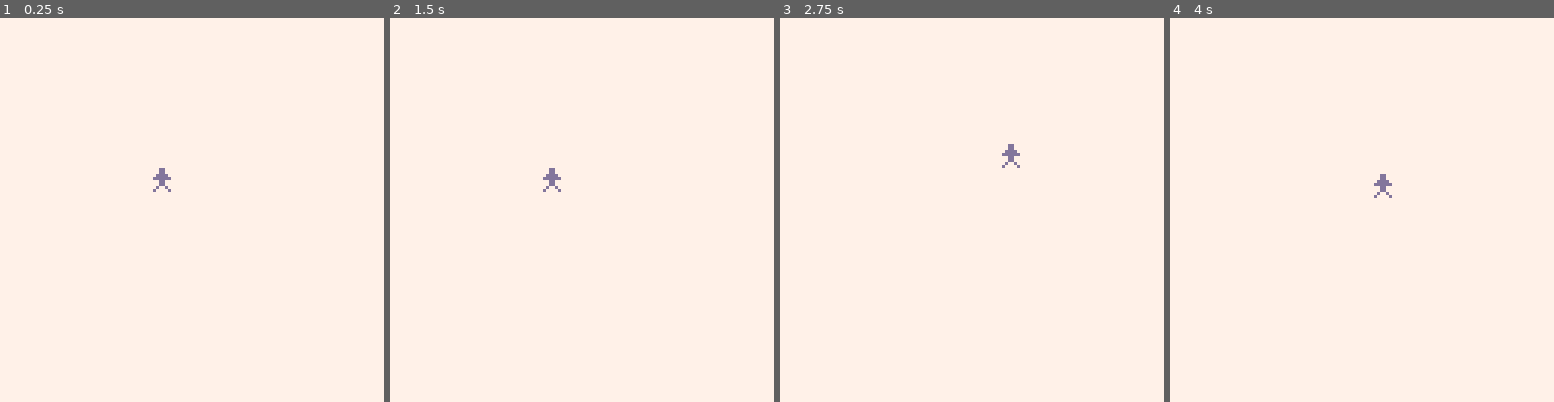
Above: before the commit, frames 1-4 (left to right).
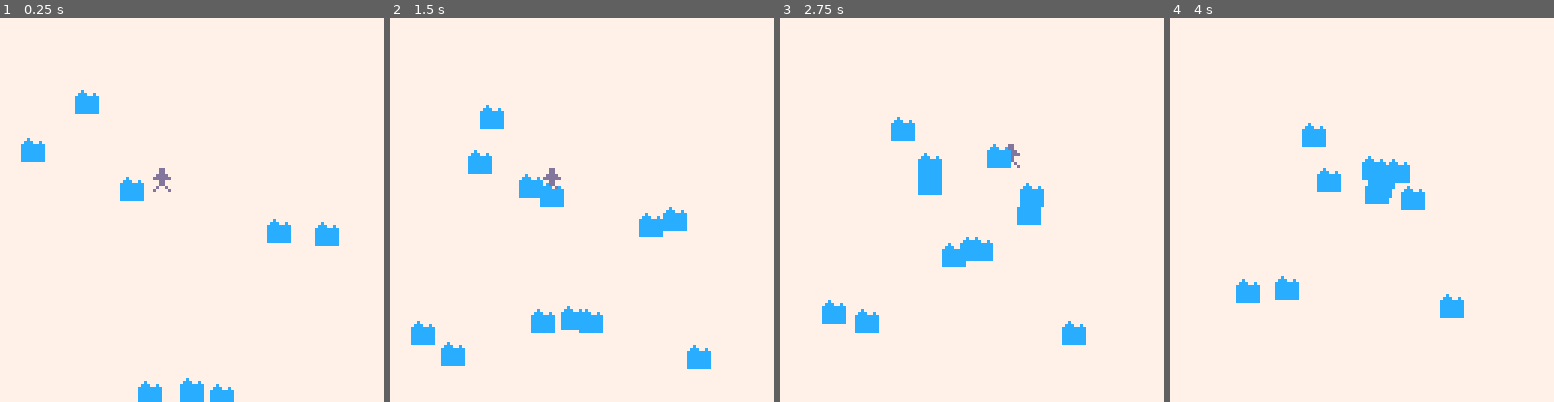
Above: after the commit, the same moments.

Repository: wsasaki01/icebreaker
Game: PICO-8 cartridge p1/icebreaker-p1.p8
The game is run twice, just before and just after one commit, with the same random seed, the same clock (stepped at 60 frames per second) and the same inputs.
Inputs:
- Up to frame 1 (0.25 s): no input
- Up to frame 2 (1.5 s): no input
- Up to frame 3 (2.75 s): hold Right 1.6-2.1 s; hold Up 2.15-2.42 s; hold Right from 2.47 s (still down)
- Up to frame 4 (4 s): release Right at 3.03 s; hold Left 3.08-3.58 s; hold Down 3.63-3.97 s

The runs differ from the first frame. In frame 1, 2.4% of the frame differs, in the area x 5-89%, y 18-100%; in frame 2, 3.8%, in the area x 5-84%, y 22-92%; in frame 3, 3.6%; in frame 4, 3.0%.

Commit message:
New sprite

Diff:
--- a/p1/icebreaker-p1.p8
+++ b/p1/icebreaker-p1.p8
@@ -3,11 +3,11 @@
 __lua__
 #include main.lua
 __gfx__
-00000000000dd0000000000000000000000000000000000000000000000000000000000000000000000000000000000000000000000000000000000000000000
-00000000000dd0000000000000000000000000000000000000000000000000000000000000000000000000000000000000000000000000000000000000000000
-0070070000dddd000000000000000000000000000000000000000000000000000000000000000000000000000000000000000000000000000000000000000000
-000770000dddddd00000000000000000000000000000000000000000000000000000000000000000000000000000000000000000000000000000000000000000
-00077000000dd0000000000000000000000000000000000000000000000000000000000000000000000000000000000000000000000000000000000000000000
-00700700000dd0000000000000000000000000000000000000000000000000000000000000000000000000000000000000000000000000000000000000000000
-0000000000d00d000000000000000000000000000000000000000000000000000000000000000000000000000000000000000000000000000000000000000000
-000000000d0000d00000000000000000000000000000000000000000000000000000000000000000000000000000000000000000000000000000000000000000
+00000000000dd00000c0000000000000000000000000000000000000000000000000000000000000000000000000000000000000000000000000000000000000
+00000000000dd0000ccc00c000000000000000000000000000000000000000000000000000000000000000000000000000000000000000000000000000000000
+0070070000dddd00cccccccc00000000000000000000000000000000000000000000000000000000000000000000000000000000000000000000000000000000
+000770000dddddd0cccccccc00000000000000000000000000000000000000000000000000000000000000000000000000000000000000000000000000000000
+00077000000dd000cccccccc00000000000000000000000000000000000000000000000000000000000000000000000000000000000000000000000000000000
+00700700000dd000cccccccc00000000000000000000000000000000000000000000000000000000000000000000000000000000000000000000000000000000
+0000000000d00d00cccccccc00000000000000000000000000000000000000000000000000000000000000000000000000000000000000000000000000000000
+000000000d0000d0cccccccc00000000000000000000000000000000000000000000000000000000000000000000000000000000000000000000000000000000
